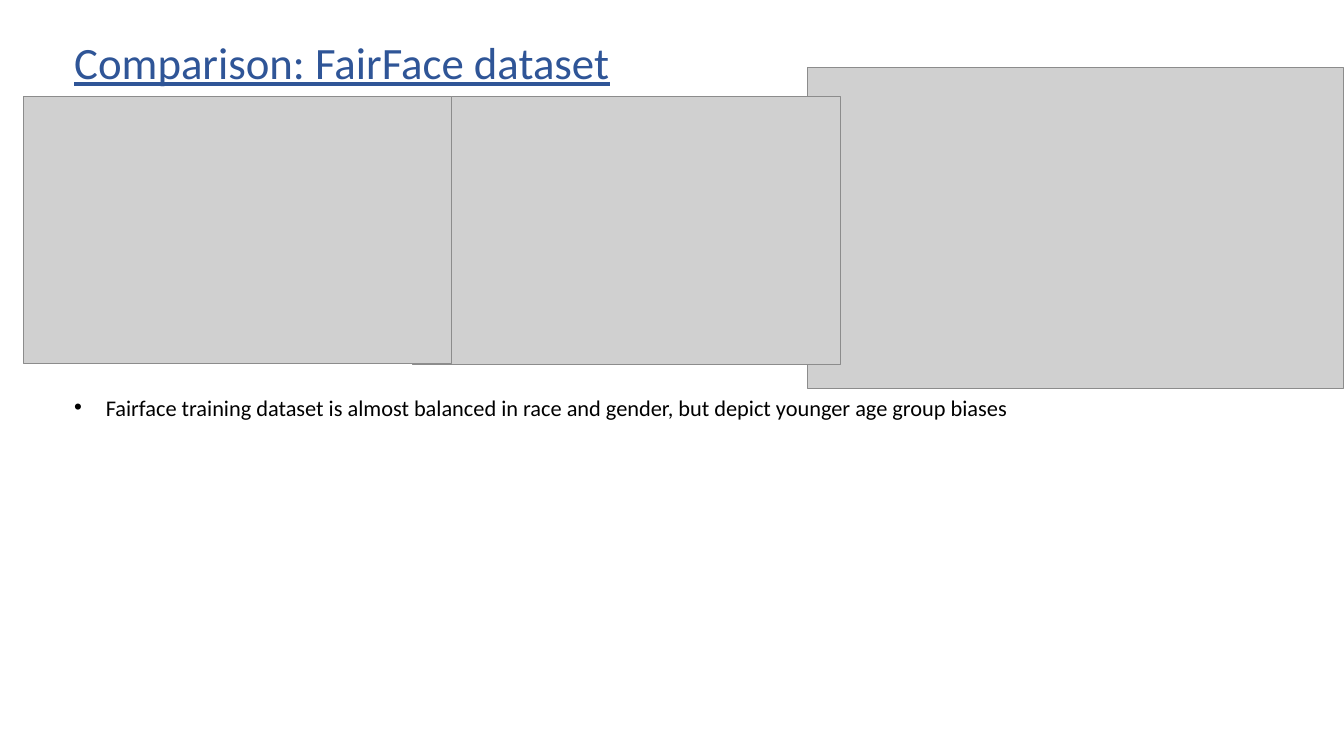
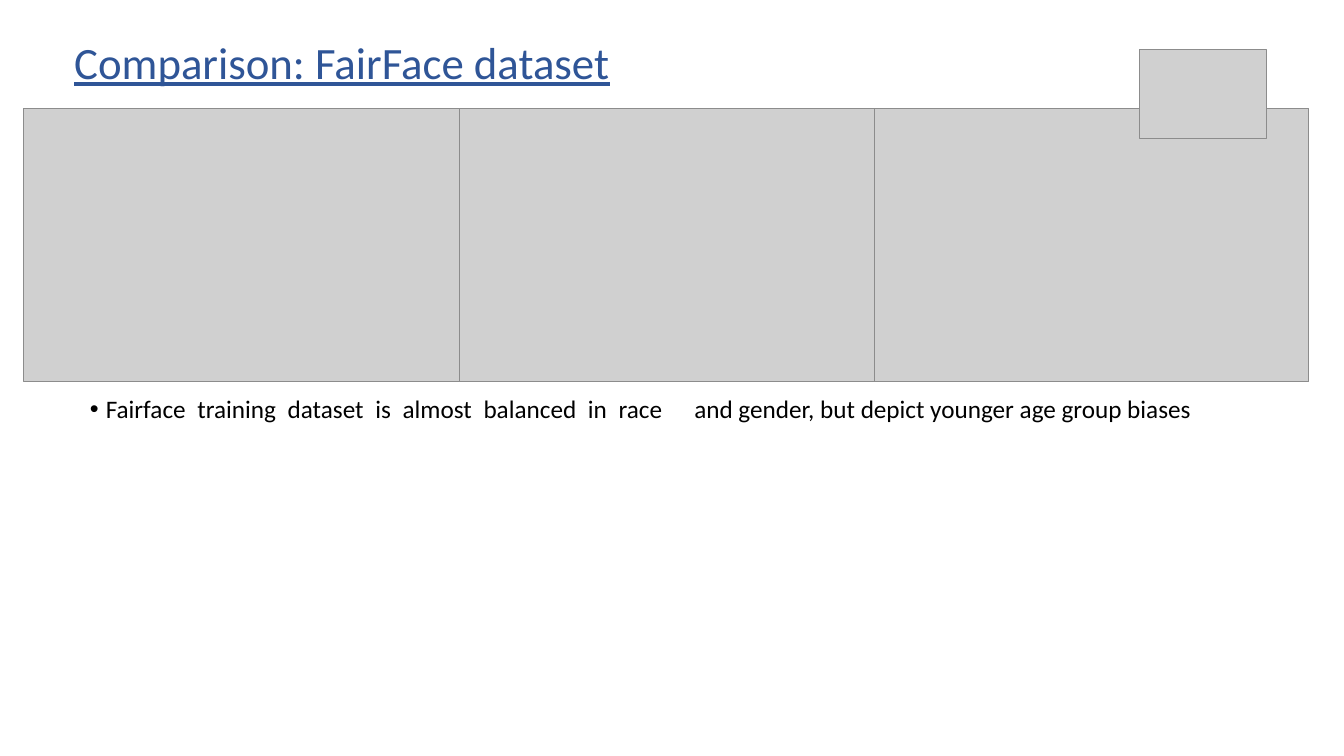
Before and after one commit to subirkumarparida/DDPM, a slide deck: slide 19 of Bias_Diffusion_v5.pptx. Drawn at 1344x756 pixels with LibreOffice and Linux fonts; fonts in the diff are those of the drawing; grey boxes stand for pictures. Boxes give left, top, right and bottom in pixels: in the first picture for what was removed or moved away, otherwise in the second. Text is boxed around its words. In the diff, an @@ line names an element or a change of style, - is before the commit and + after.

```diff
--- a/Bias_Diffusion_v5.pptx
+++ b/Bias_Diffusion_v5.pptx
@@ picture added at bbox=[1140, 49, 1267, 138] @@
@@ picture: place and size @@
-picture at bbox=[23, 96, 452, 364]
+picture at bbox=[23, 109, 460, 382]
@@ picture: place and size @@
-picture at bbox=[412, 97, 841, 365]
+picture at bbox=[438, 109, 874, 382]
@@ picture: place and size @@
-picture at bbox=[808, 68, 1343, 389]
+picture at bbox=[853, 108, 1310, 382]
@@ text "Fairface training dataset is almost ..." at bbox=[106, 400, 1190, 423]: size 16 to 18 pt; indent changed; more space between paragraphs; columns 1 to 2 @@
```
Also in this commit, not shown: 2 other slides changed, 1 other file.
